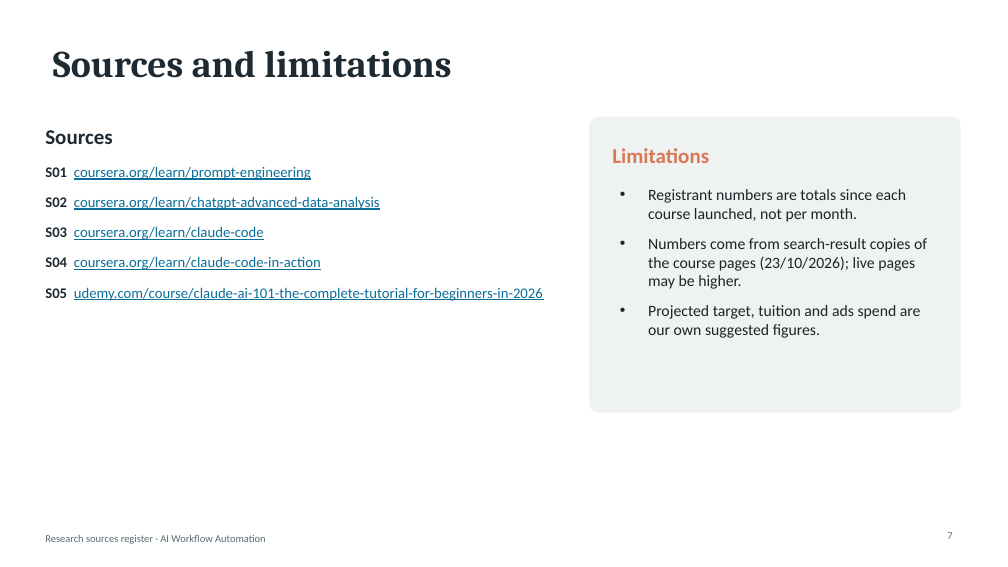
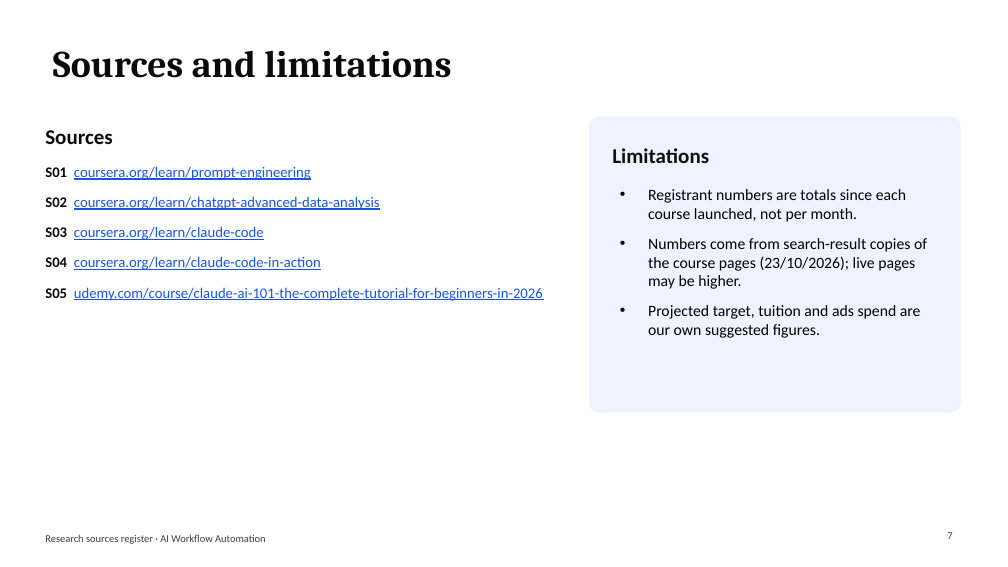
Before and after one commit to BadboyVee/BlackHoleeee, a slide deck: slide 7 of research-register/ChatGPT_Claude_Courses_Presentation.pptx. Drawn at 1008x567 pixels with LibreOffice and Linux fonts; fonts in the diff are those of the drawing. Boxes give left, top, right and bottom in pixels: in the first picture for what was removed or moved away, otherwise in the second. Text is boxed around its words. In the diff, an @@ line names an element or a change of style, - is before the commit and + after.

```diff
--- a/research-register/ChatGPT_Claude_Courses_Presentation.pptx
+++ b/research-register/ChatGPT_Claude_Courses_Presentation.pptx
@@ title "Sources and limitations" at bbox=[53, 50, 451, 78]: text colour #1E2A32 to #0A0A0A @@
@@ text "Sources" at bbox=[45, 130, 112, 144]: text colour #1E2A32 to #0A0A0A @@
@@ rounded rectangle at bbox=[590, 117, 960, 412]: fill #EEF3F1 to #EEF4FF; outline #EEF3F1 1 pt to #EEF4FF 1 pt @@
@@ text "Limitations" at bbox=[612, 148, 709, 163]: text colour #D97757 to #111111 @@
@@ text "S01 coursera.org/learn/prompt-engineering" at bbox=[45, 166, 543, 301]: text colour #1E2A32 to #0A0A0A in "S01", "S02", "S03", "S04" and 1 more places; text colour #0B6E99 to #1A56DB @@
@@ text "Registrant numbers are totals since ..." at bbox=[648, 189, 927, 338]: text colour #1F2328 to #000000 @@
@@ text "Research sources register · AI ..." at bbox=[45, 534, 266, 544]: text colour #5B6B73 to #3F3F46 @@
@@ page number at bbox=[947, 532, 952, 539]: text colour #5B6B73 to #3F3F46 @@
```
Also in this commit, not shown: 5 other slides changed, 3 other files.
